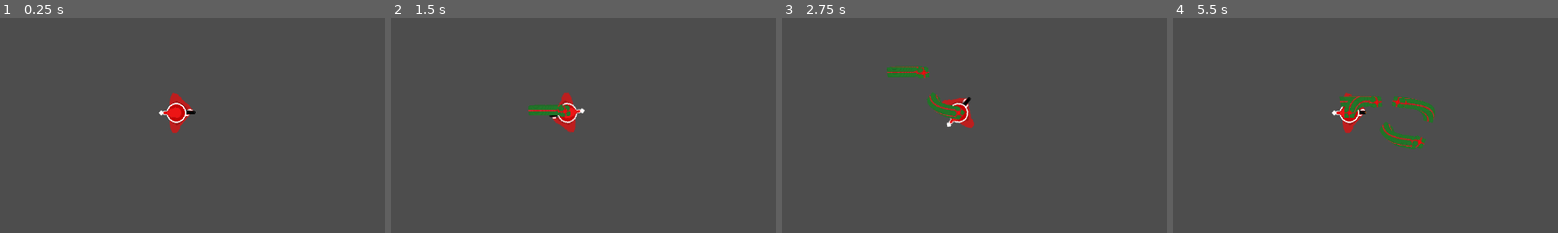
Above: before the commit, frames 1-4 (left to right).
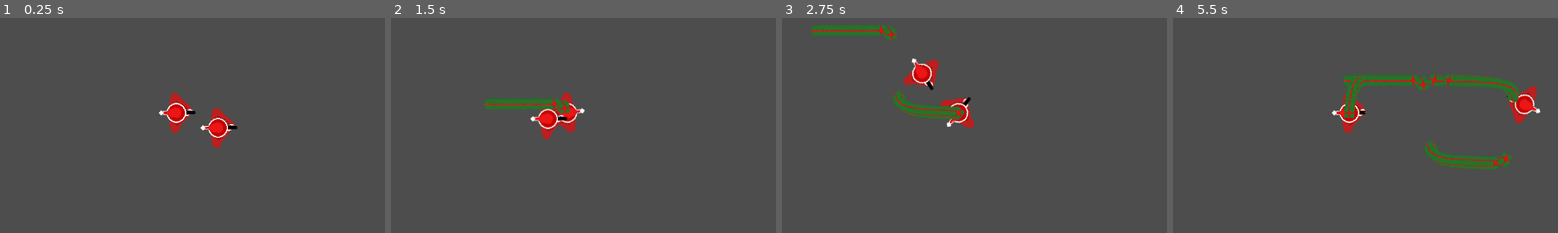
Above: after the commit, the same moments.

Repository: oneye5/game_jam_3
Game: Godot game, scene res://Scenes/Main.tscn
Two runs of this game, one before a commit and one after it. Both use one fixed random seed, a clock stepped at 60 frames per second and the inputs below.
Inputs (mouse positions are in pixels of both pictures, inside the frame that each line leads up to):
- Up to frame 1 (0.25 s): no input
- Up to frame 2 (1.5 s): tap Enter at 0.5 s; move the mouse to (725, 93) at 0.52 s; press the mouse at (725, 93) at 0.53 s; hold D (right) 0.53-1.28 s; move the mouse to (425, 134) at 1.27 s; release the mouse at (425, 134) at 1.28 s; hold S (down) from 1.28 s (still down); click (425, 134) at 1.35 s
- Up to frame 3 (2.75 s): move the mouse to (1028, 24) at 2.02 s; release S (down) at 2.03 s; press the mouse at (1028, 24) at 2.03 s; hold D (right) from 2.03 s (still down)
- Up to frame 4 (5.5 s): move the mouse to (1311, 194) at 2.77 s; release D (right) at 2.78 s; release the mouse at (1311, 194) at 2.78 s; hold W (up) 2.78-3.53 s; click (1311, 194) at 2.85 s; move the mouse to (outside the picture) at 3.52 s; press the mouse at (outside the picture) at 3.53 s; hold A (left) 3.53-5.03 s; move the mouse to (outside the picture) at 4.27 s; release the mouse at (outside the picture) at 4.28 s; click (outside the picture) at 4.35 s; move the mouse to (1384, 112) at 5.02 s; press the mouse at (1384, 112) at 5.03 s; hold S (down) from 5.03 s (still down)

The runs differ from the first frame. In frame 1, 0.8% of the frame differs, in the area x 51-62%, y 41-61%; in frame 2, 1.7%; in frame 3, 3.3%; in frame 4, 6.4%, in the area x 43-96%, y 26-71%.

Commit message:
added basic enemy AI and singleton manager

Diff:
--- /dev/null
+++ b/Scenes/Enemy_0.tscn
@@ -0,0 +1,22 @@
+[gd_scene load_steps=4 format=3 uid="uid://ced4njp2w4snv"]
+
+[ext_resource type="Script" path="res://Scripts/Enemy_0.gd" id="1_f1t82"]
+[ext_resource type="Texture2D" uid="uid://cu144plkcqeve" path="res://Assets/santaDefault.png" id="2_s8yk8"]
+
+[sub_resource type="CircleShape2D" id="CircleShape2D_016ns"]
+
+[node name="Enemy0" type="Node2D"]
+
+[node name="RigidBody2D" type="RigidBody2D" parent="."]
+gravity_scale = 0.0
+script = ExtResource("1_f1t82")
+updateRate = 1.0
+acceleration = 5.0
+friction = 0.97
+
+[node name="CollisionShape2D" type="CollisionShape2D" parent="RigidBody2D"]
+shape = SubResource("CircleShape2D_016ns")
+
+[node name="Sprite2D" type="Sprite2D" parent="RigidBody2D"]
+rotation = 1.5708
+texture = ExtResource("2_s8yk8")
--- a/Scenes/Main.tscn
+++ b/Scenes/Main.tscn
@@ -1,7 +1,11 @@
-[gd_scene load_steps=2 format=3 uid="uid://bqbtqhcci32kw"]
+[gd_scene load_steps=3 format=3 uid="uid://bqbtqhcci32kw"]
 
 [ext_resource type="PackedScene" uid="uid://ckc2wb5ghhmsp" path="res://Scenes/Player.tscn" id="1_v1r80"]
+[ext_resource type="PackedScene" uid="uid://ced4njp2w4snv" path="res://Scenes/Enemy_0.tscn" id="2_suiy3"]
 
 [node name="Main" type="Node2D"]
 
 [node name="Player" parent="." instance=ExtResource("1_v1r80")]
+
+[node name="Enemy0" parent="." instance=ExtResource("2_suiy3")]
+position = Vector2(67, 24)
--- a/Scenes/Player.tscn
+++ b/Scenes/Player.tscn
@@ -59,8 +59,8 @@
 [node name="RigidBody2D" type="RigidBody2D" parent="."]
 gravity_scale = 0.0
 script = ExtResource("1_0gdk2")
-acceleration = 5.0
-friction = 0.95
+acceleration = 20.0
+friction = 0.9
 
 [node name="CollisionShape2D" type="CollisionShape2D" parent="RigidBody2D"]
 shape = SubResource("CircleShape2D_jo32s")
--- /dev/null
+++ b/Scripts/Enemy_0.gd
@@ -0,0 +1,23 @@
+extends RigidBody2D
+@export var updateRate : float
+var remainingUpdateTime : float = updateRate
+@onready var target_pos : Vector2 = position
+@export var acceleration : float
+@export var friction : float
+func _physics_process(delta: float) -> void:
+	_tick_update(delta)
+	_move()
+func _tick_update(d):
+	remainingUpdateTime -= d
+	if remainingUpdateTime <= 0:
+		remainingUpdateTime = updateRate
+		_update()
+
+func _update():
+	target_pos = manager_singleton.instance().player.position
+
+func _move():
+	var wishDir = (target_pos - position).normalized()
+	rotation = linear_velocity.angle()
+	linear_velocity += (wishDir * acceleration)
+	linear_velocity *= friction
--- a/Scripts/Player.gd
+++ b/Scripts/Player.gd
@@ -1,9 +1,12 @@
+class_name  Player
 extends RigidBody2D
 @export var acceleration : float
 @export var friction : float
 @onready var children = $"../children"
 @onready var animatedSprite = $AnimatedSprite2D
 
+func _ready():
+	manager_singleton.instance().player = self
 
 func _physics_process(delta: float) -> void:
 	_tick_controls()
--- /dev/null
+++ b/Scripts/manager_singleton.gd
@@ -0,0 +1,19 @@
+extends Node
+class_name manager_singleton
+var _instance = null
+var player : Player = null
+
+static func instance() -> manager_singleton:
+	if not Engine.has_singleton("manager_singleton"):
+		var singleton = manager_singleton.new()
+		Engine.register_singleton("manager_singleton", singleton)
+	return Engine.get_singleton("manager_singleton")
+
+func _ready():
+	pass
+
+
+func _get_tree(): # returns the scene tree
+	var main_loop = Engine.get_main_loop()
+	var tree = main_loop as SceneTree
+	return tree
